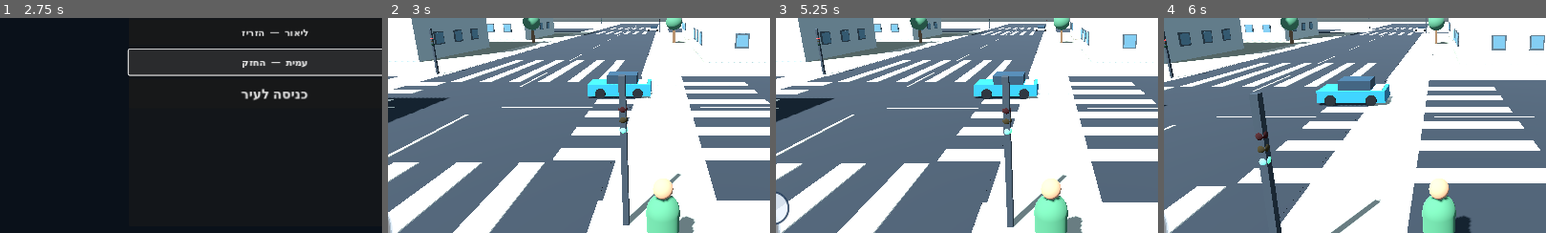
Above: before the commit, frames 1-4 (left to right).
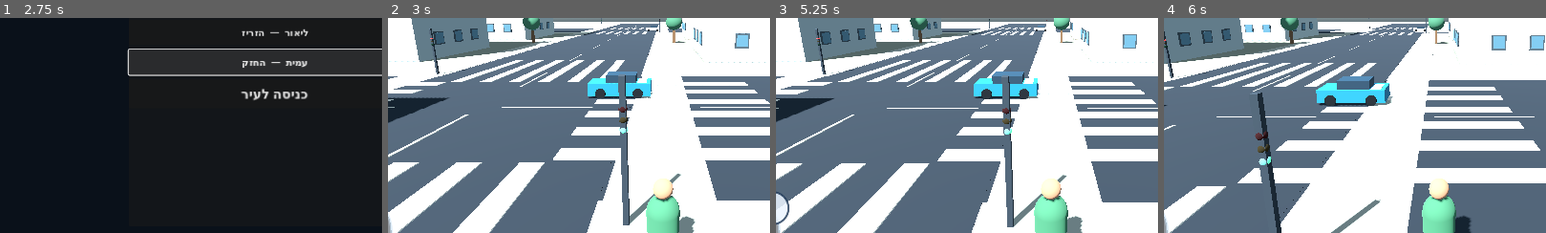
Above: after the commit, the same moments.

Repository: a332150176-dev/METRO-THE-CITY
Game: Godot game, scene res://scenes/main.tscn
The game is run twice, just before and just after one commit, with the same random seed, the same clock (stepped at 60 frames per second) and the same inputs.
Inputs (mouse positions are % of the whole screen's width and height, from its top left):
- Up to frame 1 (2.75 s): click "נועם — המאוזן" at 0.5 s; click "ליאור — הזריז" at 1.25 s; click "עמית — החזק" at 2 s
- Up to frame 2 (3 s): click "כניסה לעיר" at 2.75 s
- Up to frame 3 (5.25 s): click "ריצה" at 3.5 s; click "פעולה" at 4.25 s; tap Enter at 5 s; drag from (9, 85) to (60, 28) at 5.02 s
- Up to frame 4 (6 s): drag from (30, 55) to (45, 70) at 5.77 s
The pictures show only the part of the screen within x 14-64%, y 36-86%; the shares and areas given below are measured in that part.

Frame 1 is identical in both runs. In frame 2, 0.2% of the frame differs, in the area x 52-71%, y 4-32%; in frame 3, 0.2%; in frame 4, 0.3%, in the area x 39-69%, y 4-40%.

Commit message:
Add varied enterable vehicle body types

Diff:
--- a/scripts/traffic_car.gd
+++ b/scripts/traffic_car.gd
@@ -1,7 +1,9 @@
 extends CharacterBody3D
 class_name TrafficCar
 
-const BODY_LENGTH: float = 4.2
+var body_length: float = 4.2
+var body_width: float = 1.85
+var vehicle_type: String = "sedan"
 
 var route_network: RoadNetwork
 var lights: TrafficController
@@ -19,12 +21,14 @@
 var driving_joystick: TouchJoystick
 var vehicle_camera: Camera3D
 
-func setup(network: RoadNetwork, controller: TrafficController, start_id: int, goal_id: int, color: Color, lane: float = 3.1, manager: TrafficManager = null) -> void:
+func setup(network: RoadNetwork, controller: TrafficController, start_id: int, goal_id: int, color: Color, lane: float = 3.1, manager: TrafficManager = null, type: String = "sedan") -> void:
 	route_network = network
 	lights = controller
 	traffic_manager = manager
 	route_goal_id = goal_id
 	paint_color = color
+	vehicle_type = type
+	_match_vehicle_dimensions()
 	route = network.build_route(start_id, goal_id, lane)
 	if route.size() > 0:
 		position = route[0]
@@ -34,12 +38,28 @@
 	if get_node_or_null("VehicleVisual") == null:
 		_build_vehicle()
 
+func _match_vehicle_dimensions() -> void:
+	match vehicle_type:
+		"van":
+			body_length = 4.9
+			body_width = 1.95
+		"suv":
+			body_length = 4.55
+			body_width = 1.95
+		"taxi":
+			body_length = 4.25
+			body_width = 1.85
+		_:
+			vehicle_type = "sedan"
+			body_length = 4.2
+			body_width = 1.85
+
 func _build_vehicle() -> void:
 	if get_node_or_null("VehicleVisual") != null:
 		return
 	var collider := CollisionShape3D.new()
 	var box_shape := BoxShape3D.new()
-	box_shape.size = Vector3(1.85, 1.25, BODY_LENGTH)
+	box_shape.size = Vector3(body_width, 1.5 if vehicle_type == "van" else 1.25, body_length)
 	collider.shape = box_shape
 	collider.position.y = 0.68
 	add_child(collider)
@@ -47,9 +67,14 @@
 	var visual := Node3D.new()
 	visual.name = "VehicleVisual"
 	add_child(visual)
-	_add_box(visual, Vector3(1.85, 0.78, BODY_LENGTH), Vector3(0.0, 0.58, 0.0), paint_color)
-	_add_box(visual, Vector3(1.48, 0.68, 2.0), Vector3(0.0, 1.22, -0.18), Color("#273946"))
-	_add_box(visual, Vector3(1.5, 0.12, 0.62), Vector3(0.0, 0.94, -1.55), Color("#d7d9d4"))
+	_add_box(visual, Vector3(body_width, 0.82, body_length), Vector3(0.0, 0.62, 0.0), paint_color)
+	var cabin_length := 2.65 if vehicle_type == "van" else (2.25 if vehicle_type == "suv" else 2.0)
+	var cabin_height := 0.92 if vehicle_type == "van" else (0.78 if vehicle_type == "suv" else 0.68)
+	var cabin_width := body_width * (0.84 if vehicle_type == "van" else 0.80)
+	_add_box(visual, Vector3(cabin_width, cabin_height, cabin_length), Vector3(0.0, 1.34 if vehicle_type == "van" else 1.22, -0.12), Color("#273946"))
+	_add_box(visual, Vector3(body_width * 0.82, 0.12, 0.62), Vector3(0.0, 0.98, -body_length * 0.36), Color("#d7d9d4"))
+	if vehicle_type == "taxi":
+		_add_box(visual, Vector3(0.48, 0.16, 0.3), Vector3(0.0, 1.72, -0.12), Color("#f2c94c"))
 	for side in [-1.0, 1.0]:
 		for axle in [-1.25, 1.25]:
 			var wheel := MeshInstance3D.new()
@@ -59,7 +84,7 @@
 			cylinder.height = 0.2
 			wheel.mesh = cylinder
 			wheel.rotation_degrees.z = 90.0
-			wheel.position = Vector3(side * 0.94, 0.38, axle)
+			wheel.position = Vector3(side * (body_width * 0.51), 0.38, axle * (body_length / 4.2))
 			var tire := StandardMaterial3D.new()
 			tire.albedo_color = Color("#171a1d")
 			wheel.material_override = tire
